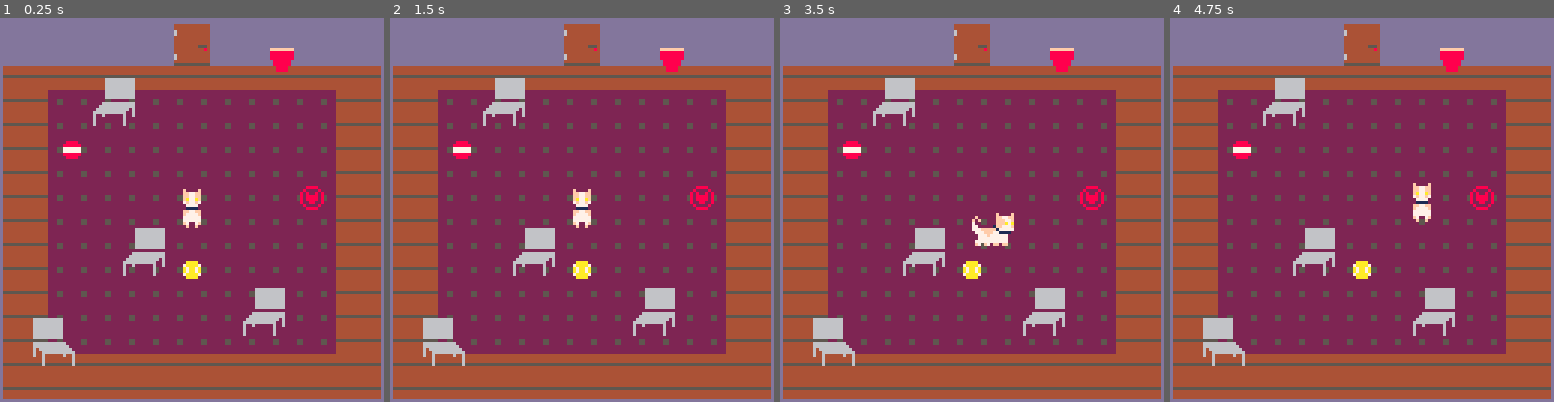
Above: before the commit, frames 1-4 (left to right).
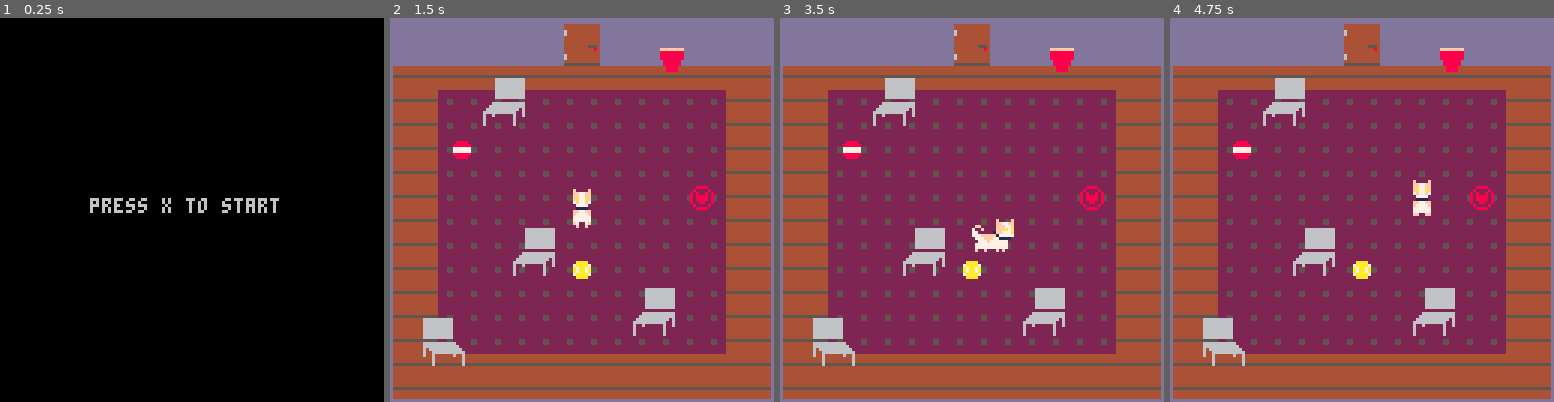
Above: after the commit, the same moments.

Repository: Mpgrime/GameDesign
Game: PICO-8 cartridge catgame.p8
The game is run twice, just before and just after one commit, with the same random seed, the same clock (stepped at 60 frames per second) and the same inputs.
Inputs:
- Up to frame 1 (0.25 s): no input
- Up to frame 2 (1.5 s): tap X (X key) at 1.07 s
- Up to frame 3 (3.5 s): hold Left 1.97-2.37 s; tap X (X key) every 0.33 s from 2.07 to 3.4 s; hold Down 2.42-2.82 s; hold Right from 2.87 s (still down)
- Up to frame 4 (4.75 s): release Right at 3.53 s; hold Up 3.58-4.08 s; tap X (X key) every 0.33 s from 3.73 to 4.73 s; hold Right 4.13-4.53 s; hold Down from 4.58 s (still down)

The runs differ from the first frame. In frame 1, 100% of the frame differs, in the area x 0-100%, y 0-100%; in frame 2, nothing differs; in frame 3, 0.6%; in frame 4, 0.3%.

Commit message:
Updated with title screen catgame.p8

Diff:
--- a/catgame.p8
+++ b/catgame.p8
@@ -5,7 +5,299 @@
 --cat game
 --by xan weatherholtz, matthew grimelli, malik hill, marjon ward
 
+--global variable
+flist = {0,0,0}
+
 function _init()
+ title_init()
+end
+
+
+function _update()
+
+end
+
+
+function _draw()
+
+end
+
+-->8
+--[update tab]
+
+--when on title screen
+function title_update()
+	if btnp(❎) then
+		game_init()
+	end
+end
+
+--when in room gameplay
+function game_update()
+	flist={pose,pose,pose} --if no buttons pressed, canmove=true
+
+	--frame change
+ if frame<3.9 then
+ 	frame+=.3 --sets anim speed
+ else
+ 	frame=1
+ end
+ for i=1,4 do
+ 	if collision(cat.x,cat.y,cat.w,cat.h, door.x[i],door.y[i],door.w,door.h)
+	and door.unlocked == true then
+		stage = 1
+	end
+end
+ player_ctrl()
+ signswitch()
+end
+
+function player_ctrl()
+--arrow controls
+ if btn(⬆️) then
+ 	local canmove=true
+ 	for i=1,4 do
+ 		--if col w/ bchair, can't move:
+ 		if collision(cat.x,cat.y-1,cat.w,cat.h,
+ 		chair.bx[i],chair.by[i],chair.w,chair.h) then
+ 			canmove=false
+ 		end
+		--if col w/ mapedge, can't move:
+		if cat.y-1 < 3 then
+			canmove = false
+		end
+ 		--if col w/ ball, ball moves:
+ 		if i<3 and collision(cat.x,cat.y-1,cat.w,cat.h,
+ 		ball.x[i],ball.y[i],ball.w,ball.h) then
+ 			ball.y[i]-=1
+ 		end
+		if collision(cat.x,cat.y,cat.w,cat.h,door.x[i],door.y[i],door.w,door.h) then
+			canmove=false
+		end
+ 	end
+ 	--if col w/ cup
+ 	if collision(cat.x,cat.y-1,cat.w,cat.h,
+ 	cup.x,cup.y,cup.w,cup.h) then
+ 			canmove=false
+ 	end
+ 	--pos change if able:
+ 	if(canmove) then cat.y-=1 end
+ 	--frame set change
+ 	flist={32,34,36}
+ 	--pose change
+ 	pose=32
+ 	--no sprite flipping
+ 	cat.flipped=false
+ end
+ if btn(⬇️) then
+ 	local canmove=true
+ 	for i=1,4 do
+ 		--if col w/ bchair, can't move:
+ 		if collision(cat.x,cat.y+1,cat.w,cat.h,
+ 		chair.bx[i],chair.by[i],chair.bw,chair.bh) then
+ 			canmove=false
+ 		end
+		--if col w/ mapedge, can't move:
+		if cat.y + 1 > 115 then
+			canmove = false
+		end
+ 		--if col w/ ball, ball moves:
+ 		if i<3 and collision(cat.x,cat.y+1,cat.w,cat.h,
+ 		ball.x[i],ball.y[i],ball.w,ball.h) then
+ 			ball.y[i]+=1
+ 		end
+ 	end
+ 	--if col w/ cup
+ 	if collision(cat.x,cat.y+1,cat.w,cat.h,
+ 	cup.x,cup.y,cup.w,cup.h) then
+ 			canmove=false
+ 	end
+ 	--pos change if able:
+ 	if(canmove) then cat.y+=1 end
+ 	flist={7,9,11}
+ 	pose = 7
+ 	cat.flipped=false
+ end
+ if btn(⬅️) then
+ 	local canmove=true
+ 	for i=1,4 do
+ 		--if col w/ bchair, can't move:
+ 		if collision(cat.x-1,cat.y,cat.w,cat.h,
+ 		chair.bx[i],chair.by[i],chair.bw,chair.bh) then
+ 			canmove=false
+ 		end
+		-- if col w/ mapedge, can't move:
+		if cat.x - 1 < 0 then
+			canmove = false
+		end
+ 		--if col w/ ball, ball moves:
+ 		if i<3 and collision(cat.x-1,cat.y,cat.w,cat.h,
+ 		ball.x[i],ball.y[i],ball.w,ball.h) then
+ 			ball.x[i]-=1
+ 		end
+ 	end
+ 	--if col w/ cup, change cup
+ 	if collision(cat.x-1,cat.y,cat.w,cat.h,
+ 	cup.x,cup.y,cup.w,cup.h) then
+ 			canmove=false
+ 			if cup.frame==38 then --if not already changed
+ 				cup.frame=54
+ 			end
+ 	end
+ 	--pos change if able:
+ 	if(canmove) then cat.x-=1 end
+ 	flist={1,3,5}
+ 	pose=1
+ 	cat.flipped=false
+ end
+ if btn(➡️) then
+ 	local canmove=true
+ 	for i=1,4 do
+ 		--if col w/ bchair, can't move:
+ 		if collision(cat.x+1,cat.y,cat.w,cat.h,
+ 		chair.bx[i],chair.by[i],chair.bw,chair.bh) then
+ 			canmove=false
+ 		end
+		--if col w/map edge, can't move:
+		if cat.x + 1 == 115 then
+			canmove = false
+		end
+ 		--if col w/ ball, ball moves:
+ 		if i<3 and collision(cat.x+1,cat.y,cat.w,cat.h,
+ 		ball.x[i],ball.y[i],ball.w,ball.h) then
+ 			ball.x[i]+=1
+ 		end
+ 	end
+ 	--if col w/ cup, change cup
+ 	if collision(cat.x+1,cat.y,cat.w,cat.h,
+ 	cup.x,cup.y,cup.w,cup.h) then
+ 			canmove=false
+ 			if cup.frame==38 then --if not already changed
+ 				cup.frame=54
+ 				cup.flipped=true
+ 			end
+ 	end
+ 	--pos change if able:
+ 	if(canmove) then cat.x+=1 end
+ 	--catpos.x+=1
+ 	flist={1,3,5}
+ 	pose=1
+ 	cat.flipped=true --backwards ⬅️ sprite
+ end
+end
+
+--sign turns green when red ball touches it
+function signswitch()
+	if collision(ball.x[2],ball.y[2],ball.w,ball.h,
+	msign.x,msign.y,msign.w,msign.h) then
+		msign.frame=125
+		puzSolve = true
+		door.unlocked = true
+		door.frame = {91,75,92,76}
+	else
+		puzSolve = false
+		msign.frame = 124
+		door.unlocked = false
+		door.frame = {89,73,90,74}
+	end
+end
+
+--returns true if 2 objs collided
+function collision(
+	x1,y1,w1,h1,
+	x2,y2,w2,h2) --pos, width obj2
+
+	local hit=false
+
+	--collision distance:
+	local coldisx=w1*.5+w2*.5
+	local coldisy=h1*.5+h2*.5
+
+	--current distances each axis:
+	local curdisx=abs((x1+(w1/2))-(x2+(w2/2)))
+	local curdisy=abs((y1+(h1/2))-(y2+(h2/2)))
+
+	if curdisx<coldisx and curdisy<coldisy then
+		hit=true
+	end
+
+	return hit
+
+end
+-->8
+--[draw tab]
+
+--draws title screen stuff
+function title_draw()
+	cls()
+	print("press x to start", 30, 60)
+end
+
+--draws first room map
+function map_draw()
+	cls(12)
+ map(0,0,0,0,16,16) --draws map
+ player_draw()
+ props_draw()
+end
+
+function player_draw()
+--🐱 cat sprite:
+ spr(flist[flr(frame)],cat.x,cat.y,cat.size,cat.size,cat.flipped)
+ 	--flr rounds down to nearest int
+ 	--gets item 1-3 from flist
+ 	--spr(framenum,x,y,framesize,framesize,flipped?)
+end
+
+function props_draw()
+--chair + ball sprites:
+ spr(42,chair.x[1],chair.y[1],2,2)
+ spr(42,chair.x[2],chair.y[2],2,2)
+ spr(42,chair.x[3],chair.y[3],2,2)
+ spr(42,chair.x[4],chair.y[4],2,2,true)
+ spr(44,ball.x[1],ball.y[1],1,1)
+ spr(60,ball.x[2],ball.y[2],1,1)
+
+ --bottoms of chairs sprites
+ spr(45,chair.bx[1],chair.by[1],2,2)
+ spr(45,chair.bx[2],chair.by[2],2,2)
+ spr(45,chair.bx[3],chair.by[3],2,2)
+ spr(45,chair.bx[4],chair.by[4],2,2,true)
+
+ --cup sprite:
+ spr(cup.frame,cup.x,cup.y,cup.size,cup.size,cup.flipped)
+ --water sprite:
+ if cup.frame==54 then
+ 	if cup.flipped then
+ 		spr(39,98,10,1,1,true)
+ 	else
+ 		spr(39,82,10,1,1)
+ 	end
+ end
+ --door
+ spr(door.frame[1],door.x[1],door.y[1])
+ spr(door.frame[2],door.x[2],door.y[2])
+ spr(door.frame[3],door.x[3],door.y[3])
+ spr(door.frame[4],door.x[4],door.y[4])
+ --magic sign
+ spr(msign.frame,msign.x,msign.y,msign.size,msign.size)
+end
+-->8
+--[init tab]
+
+--start for title screen
+function title_init()
+	--states
+	_update = title_update
+	_draw = title_draw
+end
+
+--start of room1 gameplay
+function game_init()
+	--set state
+	_update = game_update
+	_draw = map_draw
+
  frame=1
  pose=7 --frame when still
 
@@ -53,253 +345,7 @@
 	--showEnd
 	showEnd = false
 	stage = 0
-end
-
-function _update()
- flist={pose,pose,pose} --if no buttons pressed, canmove=true
-
-	--frame change
- if frame<3.9 then
- 	frame+=.3 --sets anim speed
- else
- 	frame=1
- end
- for i=1,4 do
- 	if collision(cat.x,cat.y,cat.w,cat.h, door.x[i],door.y[i],door.w,door.h)
-	and door.unlocked == true then
-		stage = 1
-	end
-end
- player_ctrl()
- signswitch()
-end
-
-function _draw()
-
-	cls(12)
- 	map(0,0,0,0,16,16) --draws map
- 	player_draw()
- 	props_draw()
-
-end
--->8
---[update tab]
-
-function player_ctrl()
---arrow controls
- if btn(⬆️) then
- 	local canmove=true
- 	for i=1,4 do
- 		--if col w/ bchair, can't move:
- 		if collision(cat.x,cat.y-1,cat.w,cat.h,
- 		chair.bx[i],chair.by[i],chair.w,chair.h) then
- 			canmove=false
- 		end
-		--if col w/ mapedge, can't move:
-		if cat.y-1 < 3 then
-			canmove = false
-		end
- 		--if col w/ ball, ball moves:
- 		if i<3 and collision(cat.x,cat.y-1,cat.w,cat.h,
- 		ball.x[i],ball.y[i],ball.w,ball.h) then
- 			ball.y[i]-=1
- 		end
-		if collision(cat.x,cat.y,cat.w,cat.h,door.x[i],door.y[i],door.w,door.h) then
-			canmove=false
-		end
- 	end
- 	--if col w/ cup
- 	if collision(cat.x,cat.y-1,cat.w,cat.h,
- 	cup.x,cup.y,cup.w,cup.h) then
- 			canmove=false
- 	end
- 	--pos change if able:
- 	if(canmove) then cat.y-=1 end
- 	--frame set change
- 	flist={32,34,36}
- 	--pose change
- 	pose=32
- 	--no sprite flipping
- 	cat.flipped=false
- end
- if btn(⬇️) then
- 	local canmove=true
- 	for i=1,4 do
- 		--if col w/ bchair, can't move:
- 		if collision(cat.x,cat.y+1,cat.w,cat.h,
- 		chair.bx[i],chair.by[i],chair.bw,chair.bh) then
- 			canmove=false
- 		end
-		--if col w/ mapedge, can't move:
-		if cat.y + 1 > 115 then
-			canmove = false
-		end
- 		--if col w/ ball, ball moves:
- 		if i<3 and collision(cat.x,cat.y+1,cat.w,cat.h,
- 		ball.x[i],ball.y[i],ball.w,ball.h) then
- 			ball.y[i]+=1
- 		end
- 	end
- 	--if col w/ cup
- 	if collision(cat.x,cat.y+1,cat.w,cat.h,
- 	cup.x,cup.y,cup.w,cup.h) then
- 			canmove=false
- 	end
- 	--pos change if able:
- 	if(canmove) then cat.y+=1 end
- 	flist={7,9,11}
- 	pose = 7
- 	cat.flipped=false
- end
- if btn(⬅️) then
- 	local canmove=true
- 	for i=1,4 do
- 		--if col w/ bchair, can't move:
- 		if collision(cat.x-1,cat.y,cat.w,cat.h,
- 		chair.bx[i],chair.by[i],chair.bw,chair.bh) then
- 			canmove=false
- 		end
-		-- if col w/ mapedge, can't move:
-		if cat.x - 1 < 0 then
-			canmove = false
-		end
- 		--if col w/ ball, ball moves:
- 		if i<3 and collision(cat.x-1,cat.y,cat.w,cat.h,
- 		ball.x[i],ball.y[i],ball.w,ball.h) then
- 			ball.x[i]-=1
- 		end
- 	end
- 	--if col w/ cup, change cup
- 	if collision(cat.x-1,cat.y,cat.w,cat.h,
- 	cup.x,cup.y,cup.w,cup.h) then
- 			canmove=false
- 			if cup.frame==38 then --if not already changed
- 				cup.frame=54
- 			end
- 	end
- 	--pos change if able:
- 	if(canmove) then cat.x-=1 end
- 	flist={1,3,5}
- 	pose=1
- 	cat.flipped=false
- end
- if btn(➡️) then
- 	local canmove=true
- 	for i=1,4 do
- 		--if col w/ bchair, can't move:
- 		if collision(cat.x+1,cat.y,cat.w,cat.h,
- 		chair.bx[i],chair.by[i],chair.bw,chair.bh) then
- 			canmove=false
- 		end
-		--if col w/map edge, can't move:
-		if cat.x + 1 == 115 then
-			canmove = false
-		end
- 		--if col w/ ball, ball moves:
- 		if i<3 and collision(cat.x+1,cat.y,cat.w,cat.h,
- 		ball.x[i],ball.y[i],ball.w,ball.h) then
- 			ball.x[i]+=1
- 		end
- 	end
- 	--if col w/ cup, change cup
- 	if collision(cat.x+1,cat.y,cat.w,cat.h,
- 	cup.x,cup.y,cup.w,cup.h) then
- 			canmove=false
- 			if cup.frame==38 then --if not already changed
- 				cup.frame=54
- 				cup.flipped=true
- 			end
- 	end
- 	--pos change if able:
- 	if(canmove) then cat.x+=1 end
- 	--catpos.x+=1
- 	flist={1,3,5}
- 	pose=1
- 	cat.flipped=true --backwards ⬅️ sprite
- end
-end
-
---sign turns green when red ball touches it
-function signswitch()
-	if collision(ball.x[2],ball.y[2],ball.w,ball.h,
-	msign.x,msign.y,msign.w,msign.h) then
-		msign.frame=125
-		puzSolve = true
-		door.unlocked = true
-		door.frame = {91,75,92,76}
-	else
-		puzSolve = false
-		msign.frame = 124
-		door.unlocked = false
-		door.frame = {89,73,90,74}
-	end
-end
-
---returns true if 2 objs collided
-function collision(
-	x1,y1,w1,h1,
-	x2,y2,w2,h2) --pos, width obj2
-
-	local hit=false
-
-	--collision distance:
-	local coldisx=w1*.5+w2*.5
-	local coldisy=h1*.5+h2*.5
-
-	--current distances each axis:
-	local curdisx=abs((x1+(w1/2))-(x2+(w2/2)))
-	local curdisy=abs((y1+(h1/2))-(y2+(h2/2)))
-
-	if curdisx<coldisx and curdisy<coldisy then
-		hit=true
-	end
-
-	return hit
-
-end
--->8
---[draw tab]
-
-function player_draw()
---🐱 cat sprite:
- spr(flist[flr(frame)],cat.x,cat.y,cat.size,cat.size,cat.flipped)
- 	--flr rounds down to nearest int
- 	--gets item 1-3 from flist
- 	--spr(framenum,x,y,framesize,framesize,flipped?)
-end
-
-function props_draw()
---chair + ball sprites:
- spr(42,chair.x[1],chair.y[1],2,2)
- spr(42,chair.x[2],chair.y[2],2,2)
- spr(42,chair.x[3],chair.y[3],2,2)
- spr(42,chair.x[4],chair.y[4],2,2,true)
- spr(44,ball.x[1],ball.y[1],1,1)
- spr(60,ball.x[2],ball.y[2],1,1)
-
- --bottoms of chairs sprites
- spr(45,chair.bx[1],chair.by[1],2,2)
- spr(45,chair.bx[2],chair.by[2],2,2)
- spr(45,chair.bx[3],chair.by[3],2,2)
- spr(45,chair.bx[4],chair.by[4],2,2,true)
-
- --cup sprite:
- spr(cup.frame,cup.x,cup.y,cup.size,cup.size,cup.flipped)
- --water sprite:
- if cup.frame==54 then
- 	if cup.flipped then
- 		spr(39,98,10,1,1,true)
- 	else
- 		spr(39,82,10,1,1)
- 	end
- end
- --door
- spr(door.frame[1],door.x[1],door.y[1])
- spr(door.frame[2],door.x[2],door.y[2])
- spr(door.frame[3],door.x[3],door.y[3])
- spr(door.frame[4],door.x[4],door.y[4])
- --magic sign
- spr(msign.frame,msign.x,msign.y,msign.size,msign.size)
+
 end
 __gfx__
 000000000000000000000000000000000000000000000000000000000000000000000000000000000000000000000f0000f00000000000000000000000000000
